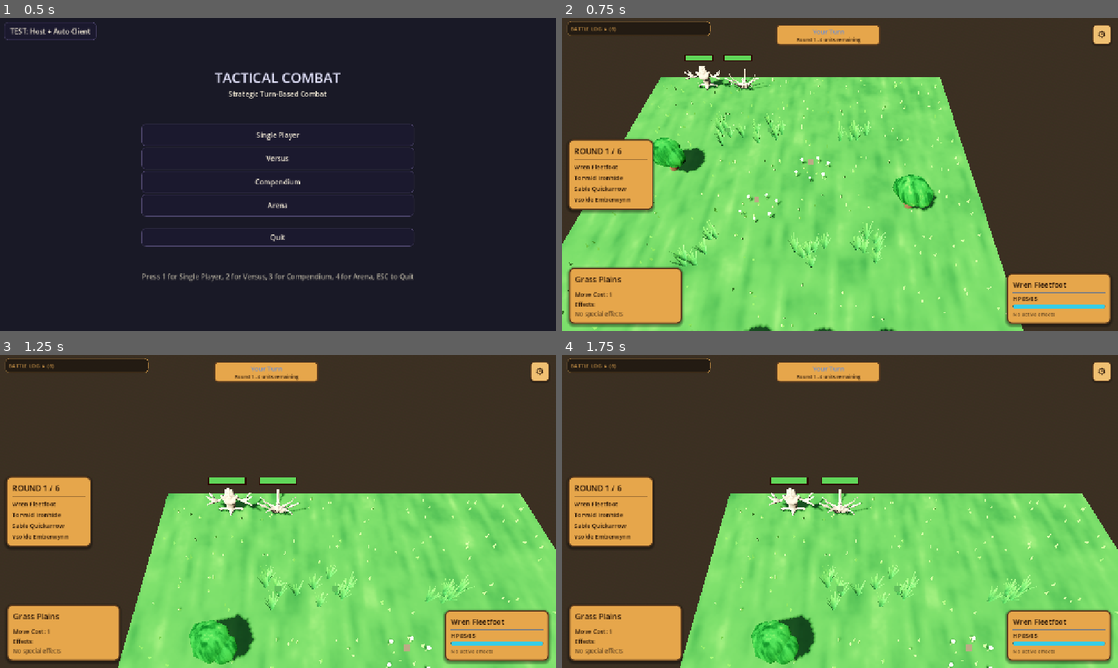
Above: before the commit, frames 1-4 (two rows, left to right).
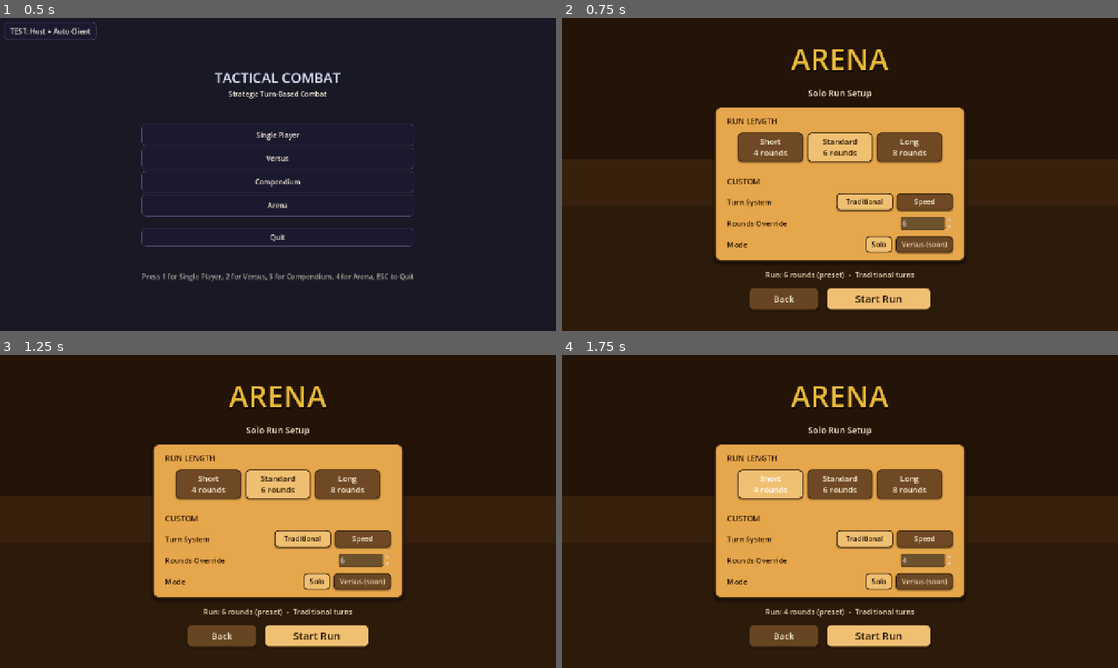
Above: after the commit, the same moments.

Repository: K-ennethA/Conquest
Game: Godot game, scene res://menus/MainMenu.tscn
The game is run twice, just before and just after one commit, with the same random seed, the same clock (stepped at 60 frames per second) and the same inputs.
Inputs (mouse positions are in pixels of both pictures, inside the frame that each line leads up to):
- Up to frame 1 (0.5 s): no input
- Up to frame 2 (0.75 s): click "Arena" at 0.5 s
- Up to frame 3 (1.25 s): no input
- Up to frame 4 (1.75 s): click (773, 483) at 1.25 s, where only the run after the commit has a clickable "Short 4 rounds"

Frame 1 is identical in both runs. In frame 2, 89% of the frame differs, in the area x 0-100%, y 0-100%; in frame 3, 91%; in frame 4, 91%.

Commit message:
feat(arena): pre-run setup screen (length preset + turn system) + turn-system choice
Main Menu -> Arena now opens a setup screen instead of dropping straight into a run:
- Run LENGTH presets Short (4) / Standard (6) / Long (8), default Standard -- the primary
  path -- with a CUSTOM section (rounds override SpinBox 3..12; presets reclaim primacy
  when re-picked) and a Traditional/Speed turn-system toggle. Solo only for now (Versus
  shown disabled). Start Run duplicates arena_solo.tres (never mutates the shared .tres),
  writes total_rounds + turn_system, and calls start_run.
- ArenaRuleset gains a turn_system field; ArenaController forces it into GameSettings
  before each round loads (apply_settings re-registers the system per round, so it sticks).
  Both systems are offered; Traditional is default and fully supports the extra-action
  augment -- Speed swallows it (flagged in-code as a follow-up).

Map selection stays the simple pool cycle (ArenaController._map_for_round is the single
seam where size-tiering / a modder's custom flow slots in later).

Gate: import clean, suite 586/589 (3 known lobby failures), clean menu boot.

Co-Authored-By: Claude Opus 4.8 <noreply@anthropic.com>

Diff:
--- a/game/arena/ArenaController.gd
+++ b/game/arena/ArenaController.gd
@@ -192,6 +192,10 @@
 	# task) rather than the map's own units.
 	if GameSettings != null:
 		GameSettings.set_game_mode(GameSettings.GameMode.SINGLE_PLAYER)
+		# Force the ruleset's turn system every round (apply_settings_to_game re-registers
+		# it on each round's scene load, so setting it here makes the choice stick).
+		if _ruleset != null and GameSettings.has_method("set_turn_system"):
+			GameSettings.set_turn_system(_ruleset.turn_system)
 		var map_path := _map_for_round(_run.round_index)
 		if map_path != "":
 			GameSettings.set_selected_map(map_path)
--- a/game/arena/ArenaRuleset.gd
+++ b/game/arena/ArenaRuleset.gd
@@ -31,6 +31,13 @@
 @export var heal_policy: HealPolicy = HealPolicy.FULL_HEAL
 @export var win_condition: WinMode = WinMode.SURVIVE_ROUNDS
 
+## Which turn system every round of this run uses. Both are offered at setup; Traditional
+## is the default (you command your whole squad each turn, and extra-action augments work
+## cleanly). ArenaController pushes this into GameSettings before each round loads.
+## NOTE: "act twice" (ExtraActionEffect) is currently only wired for Traditional turns;
+## under Speed the extra action is swallowed by the interleaved queue (follow-up).
+@export var turn_system: TurnSystemBase.TurnSystemType = TurnSystemBase.TurnSystemType.TRADITIONAL
+
 @export var total_rounds: int = 6
 @export var squad_size: int = 4
 @export var starting_life: int = 1          ## versus life total; solo ignores it
--- /dev/null
+++ b/game/arena/ui/ArenaSetupScreen.gd
@@ -0,0 +1,493 @@
+extends Control
+
+## Pre-run SETUP screen for the Arena mode. MainMenu's "Arena" button now opens THIS
+## instead of starting a run directly, so the player picks how long the run is and which
+## turn system every round uses before committing.
+##
+## Design: run-LENGTH PRESETS are the primary path (Short / Standard / Long); a secondary
+## "Custom" section offers the turn-system choice and an optional rounds override that
+## supersedes the preset the moment the player touches the spinbox. Mode is Solo for now
+## (a disabled "Versus -- coming soon" affordance is shown but does nothing).
+##
+## On Start Run it duplicates the shared arena_solo.tres (never mutating it), writes the
+## chosen total_rounds + turn_system, and hands the copy to ArenaController.start_run(),
+## which itself changes to the GameWorld scene. Every step is null-guarded: a missing
+## autoload or base resource shows an inline message rather than crashing.
+
+const BASE_RULESET_PATH := "res://game/arena/rulesets/arena_solo.tres"
+const MAIN_MENU_SCENE := "res://menus/MainMenu.tscn"
+
+# Run-length presets (label -> rounds). Standard is the default.
+const PRESET_SHORT := 4
+const PRESET_STANDARD := 6
+const PRESET_LONG := 8
+
+# Rounds-override spinbox bounds.
+const CUSTOM_MIN := 3
+const CUSTOM_MAX := 12
+
+# Warm palette. Pulled from ConquestTheme when present, else tasteful hardcoded fallbacks
+# so a missing constant can never crash this screen (mirrors ArenaResultsScreen).
+var _bg_top: Color = Color(0.10, 0.075, 0.05, 1.0)
+var _bg_bottom: Color = Color(0.05, 0.035, 0.02, 1.0)
+var _plate_fill: Color = Color("2c2114")
+var _ink: Color = Color("2a1608")
+var _cream: Color = Color("fcefd6")
+var _cream_dim: Color = Color("e7d3ad")
+var _amber: Color = Color("e6a64b")
+var _amber_lite: Color = Color("f0c072")
+var _amber_dk: Color = Color("c6822f")
+var _brown: Color = Color("5a3a1e")
+var _brown_dk: Color = Color("37220f")
+var _gold: Color = Color("f0c040")
+
+# --- Selection state --------------------------------------------------------
+# The preset the player picked (rounds). Standard by default.
+var _preset_rounds: int = PRESET_STANDARD
+# Custom rounds override: only wins once the player actually touches the spinbox.
+var _custom_rounds_active: bool = false
+var _custom_rounds: int = PRESET_STANDARD
+# Chosen turn system: Traditional by default (see ArenaRuleset notes).
+var _turn_system: int = TurnSystemBase.TurnSystemType.TRADITIONAL
+
+# --- Live node refs ---------------------------------------------------------
+var _preset_group: ButtonGroup = null
+var _turn_group: ButtonGroup = null
+var _rounds_spin: SpinBox = null
+var _summary_label: Label = null
+var _message_label: Label = null
+
+
+func _ready() -> void:
+	_load_palette()
+	_build_background()
+
+	var page: VBoxContainer = VBoxContainer.new()
+	page.set_anchors_and_offsets_preset(Control.PRESET_FULL_RECT)
+	page.alignment = BoxContainer.ALIGNMENT_CENTER
+	page.add_theme_constant_override("separation", 18)
+	add_child(page)
+
+	# --- Title ---------------------------------------------------------------
+	var title: Label = Label.new()
+	title.horizontal_alignment = HORIZONTAL_ALIGNMENT_CENTER
+	title.add_theme_font_size_override("font_size", 68)
+	title.add_theme_color_override("font_color", _gold)
+	title.add_theme_color_override("font_shadow_color", Color(0, 0, 0, 0.6))
+	title.add_theme_constant_override("shadow_offset_y", 3)
+	title.add_theme_constant_override("shadow_offset_x", 2)
+	title.text = "ARENA"
+	page.add_child(title)
+
+	var subtitle: Label = Label.new()
+	subtitle.horizontal_alignment = HORIZONTAL_ALIGNMENT_CENTER
+	subtitle.add_theme_font_size_override("font_size", 20)
+	subtitle.add_theme_color_override("font_color", _cream)
+	subtitle.text = "Solo Run Setup"
+	page.add_child(subtitle)
+
+	# --- Settings card -------------------------------------------------------
+	page.add_child(_build_card())
+
+	# --- Live summary of what will actually launch --------------------------
+	_summary_label = Label.new()
+	_summary_label.horizontal_alignment = HORIZONTAL_ALIGNMENT_CENTER
+	_summary_label.add_theme_font_size_override("font_size", 17)
+	_summary_label.add_theme_color_override("font_color", _cream_dim)
+	page.add_child(_summary_label)
+
+	# --- Inline message (errors / guards) ------------------------------------
+	_message_label = Label.new()
+	_message_label.horizontal_alignment = HORIZONTAL_ALIGNMENT_CENTER
+	_message_label.add_theme_font_size_override("font_size", 16)
+	_message_label.add_theme_color_override("font_color", Color("d87a4a"))
+	_message_label.visible = false
+	page.add_child(_message_label)
+
+	# --- Action buttons ------------------------------------------------------
+	page.add_child(_build_actions())
+
+	_update_summary()
+
+
+# --- Card ------------------------------------------------------------------
+
+func _build_card() -> Control:
+	var panel: PanelContainer = PanelContainer.new()
+	panel.add_theme_stylebox_override("panel", _card_box())
+	panel.size_flags_horizontal = Control.SIZE_SHRINK_CENTER
+
+	var margin: MarginContainer = MarginContainer.new()
+	margin.add_theme_constant_override("margin_left", 28)
+	margin.add_theme_constant_override("margin_right", 28)
+	margin.add_theme_constant_override("margin_top", 20)
+	margin.add_theme_constant_override("margin_bottom", 20)
+	panel.add_child(margin)
+
+	var col: VBoxContainer = VBoxContainer.new()
+	col.add_theme_constant_override("separation", 14)
+	col.custom_minimum_size = Vector2(520.0, 0.0)
+	margin.add_child(col)
+
+	# RUN LENGTH (primary path) ----------------------------------------------
+	col.add_child(_section_heading("RUN LENGTH"))
+
+	var presets: HBoxContainer = HBoxContainer.new()
+	presets.add_theme_constant_override("separation", 10)
+	presets.alignment = BoxContainer.ALIGNMENT_CENTER
+	_preset_group = ButtonGroup.new()
+	presets.add_child(_make_preset_button("Short", PRESET_SHORT))
+	presets.add_child(_make_preset_button("Standard", PRESET_STANDARD))
+	presets.add_child(_make_preset_button("Long", PRESET_LONG))
+	col.add_child(presets)
+
+	col.add_child(_divider())
+
+	# CUSTOM (secondary) ------------------------------------------------------
+	col.add_child(_section_heading("CUSTOM"))
+
+	# Turn system row.
+	var turn_row: HBoxContainer = HBoxContainer.new()
+	turn_row.add_theme_constant_override("separation", 12)
+	turn_row.add_child(_row_label("Turn System"))
+	var turn_choices: HBoxContainer = HBoxContainer.new()
+	turn_choices.add_theme_constant_override("separation", 8)
+	turn_choices.size_flags_horizontal = Control.SIZE_EXPAND_FILL
+	turn_choices.alignment = BoxContainer.ALIGNMENT_END
+	_turn_group = ButtonGroup.new()
+	turn_choices.add_child(_make_turn_button("Traditional", TurnSystemBase.TurnSystemType.TRADITIONAL))
+	turn_choices.add_child(_make_turn_button("Speed", TurnSystemBase.TurnSystemType.INITIATIVE))
+	turn_row.add_child(turn_choices)
+	col.add_child(turn_row)
+
+	# Rounds override row.
+	var rounds_row: HBoxContainer = HBoxContainer.new()
+	rounds_row.add_theme_constant_override("separation", 12)
+	rounds_row.add_child(_row_label("Rounds Override"))
+
+	_rounds_spin = SpinBox.new()
+	_rounds_spin.min_value = float(CUSTOM_MIN)
+	_rounds_spin.max_value = float(CUSTOM_MAX)
+	_rounds_spin.step = 1.0
+	_rounds_spin.value = float(_preset_rounds)
+	_rounds_spin.custom_minimum_size = Vector2(120.0, 0.0)
+	_rounds_spin.size_flags_horizontal = Control.SIZE_SHRINK_END
+	_rounds_spin.size_flags_vertical = Control.SIZE_SHRINK_CENTER
+	_rounds_spin.tooltip_text = "Overrides the preset once changed (3-12)."
+	var spin_wrap: HBoxContainer = HBoxContainer.new()
+	spin_wrap.size_flags_horizontal = Control.SIZE_EXPAND_FILL
+	spin_wrap.alignment = BoxContainer.ALIGNMENT_END
+	spin_wrap.add_child(_rounds_spin)
+	rounds_row.add_child(spin_wrap)
+	col.add_child(rounds_row)
+	# Connect AFTER setting the initial value so the sync above does not count as a touch.
+	_rounds_spin.value_changed.connect(_on_rounds_override_changed)
+
+	# Mode row (Solo now; Versus is a disabled "coming soon" affordance). ------
+	var mode_row: HBoxContainer = HBoxContainer.new()
+	mode_row.add_theme_constant_override("separation", 12)
+	mode_row.add_child(_row_label("Mode"))
+	var mode_choices: HBoxContainer = HBoxContainer.new()
+	mode_choices.add_theme_constant_override("separation", 8)
+	mode_choices.size_flags_horizontal = Control.SIZE_EXPAND_FILL
+	mode_choices.alignment = BoxContainer.ALIGNMENT_END
+
+	var solo_tag: Label = Label.new()
+	solo_tag.add_theme_font_size_override("font_size", 16)
+	solo_tag.add_theme_color_override("font_color", _ink)
+	solo_tag.text = "Solo"
+	var solo_wrap: PanelContainer = PanelContainer.new()
+	solo_wrap.add_theme_stylebox_override("panel", _pill_box(_amber_lite))
+	solo_wrap.add_child(solo_tag)
+	mode_choices.add_child(solo_wrap)
+
+	var versus_btn: Button = Button.new()
+	versus_btn.text = "Versus (soon)"
+	versus_btn.disabled = true
+	versus_btn.focus_mode = Control.FOCUS_NONE
+	versus_btn.add_theme_font_size_override("font_size", 16)
+	versus_btn.add_theme_stylebox_override("disabled", _button_box(_brown.lerp(_amber, 0.12)))
+	versus_btn.add_theme_color_override("font_disabled_color", _cream_dim)
+	mode_choices.add_child(versus_btn)
+
+	mode_row.add_child(mode_choices)
+	col.add_child(mode_row)
+
+	return panel
+
+
+# --- Widget factories -------------------------------------------------------
+
+func _make_preset_button(label: String, rounds: int) -> Button:
+	var btn: Button = Button.new()
+	btn.text = "%s\n%d rounds" % [label, rounds]
+	btn.toggle_mode = true
+	btn.button_group = _preset_group
+	btn.custom_minimum_size = Vector2(150.0, 56.0)
+	btn.add_theme_font_size_override("font_size", 18)
+	btn.autowrap_mode = TextServer.AUTOWRAP_OFF
+	_style_choice_button(btn)
+	if rounds == _preset_rounds:
+		btn.button_pressed = true
+	btn.pressed.connect(_on_preset_pressed.bind(rounds))
+	return btn
+
+
+func _make_turn_button(label: String, turn_type: int) -> Button:
+	var btn: Button = Button.new()
+	btn.text = label
+	btn.toggle_mode = true
+	btn.button_group = _turn_group
+	btn.custom_minimum_size = Vector2(130.0, 40.0)
+	btn.add_theme_font_size_override("font_size", 16)
+	_style_choice_button(btn)
+	if turn_type == _turn_system:
+		btn.button_pressed = true
+	btn.pressed.connect(_on_turn_system_pressed.bind(turn_type))
+	return btn
+
+
+func _section_heading(text: String) -> Label:
+	var lbl: Label = Label.new()
+	lbl.add_theme_font_size_override("font_size", 18)
+	lbl.add_theme_color_override("font_color", _brown_dk)
+	lbl.text = text
+	return lbl
+
+
+func _row_label(text: String) -> Label:
+	var lbl: Label = Label.new()
+	lbl.add_theme_font_size_override("font_size", 17)
+	lbl.add_theme_color_override("font_color", _ink)
+	lbl.text = text
+	lbl.size_flags_vertical = Control.SIZE_SHRINK_CENTER
+	return lbl
+
+
+func _divider() -> HSeparator:
+	var sep: HSeparator = HSeparator.new()
+	var sep_box: StyleBoxFlat = StyleBoxFlat.new()
+	sep_box.bg_color = _brown.darkened(0.05)
+	sep_box.content_margin_top = 1.0
+	sep_box.content_margin_bottom = 1.0
+	sep.add_theme_stylebox_override("separator", sep_box)
+	return sep
+
+
+# --- Action buttons ---------------------------------------------------------
+
+func _build_actions() -> Control:
+	var row: HBoxContainer = HBoxContainer.new()
+	row.alignment = BoxContainer.ALIGNMENT_CENTER
+	row.add_theme_constant_override("separation", 18)
+
+	var back_btn: Button = Button.new()
+	back_btn.text = "Back"
+	back_btn.custom_minimum_size = Vector2(160.0, 52.0)
+	back_btn.add_theme_font_size_override("font_size", 20)
+	back_btn.add_theme_stylebox_override("normal", _button_box(_brown.lerp(_amber, 0.10)))
+	back_btn.add_theme_stylebox_override("hover", _button_box(_brown.lerp(_amber, 0.22)))
+	back_btn.add_theme_stylebox_override("pressed", _button_box(_brown_dk))
+	back_btn.add_theme_color_override("font_color", _cream)
+	back_btn.add_theme_color_override("font_hover_color", _cream)
+	back_btn.pressed.connect(_on_back_pressed)
+	row.add_child(back_btn)
+
+	var start_btn: Button = Button.new()
+	start_btn.text = "Start Run"
+	start_btn.custom_minimum_size = Vector2(240.0, 52.0)
+	start_btn.add_theme_font_size_override("font_size", 24)
+	start_btn.add_theme_stylebox_override("normal", _button_box(_amber_lite))
+	start_btn.add_theme_stylebox_override("hover", _button_box(_amber_lite.lightened(0.10)))
+	start_btn.add_theme_stylebox_override("pressed", _button_box(_amber_dk))
+	start_btn.add_theme_color_override("font_color", _ink)
+	start_btn.add_theme_color_override("font_hover_color", _brown_dk)
+	start_btn.pressed.connect(_on_start_pressed)
+	row.add_child(start_btn)
+
+	return row
+
+
+# --- Selection handlers -----------------------------------------------------
+
+func _on_preset_pressed(rounds: int) -> void:
+	# Picking a preset makes it the active length again and clears any custom override,
+	# re-syncing the spinbox to the preset (presets are the primary path).
+	_preset_rounds = rounds
+	_custom_rounds_active = false
+	if _rounds_spin != null:
+		_rounds_spin.set_value_no_signal(float(rounds))
+	_update_summary()
+
+
+func _on_turn_system_pressed(turn_type: int) -> void:
+	_turn_system = turn_type
+	_update_summary()
+
+
+func _on_rounds_override_changed(value: float) -> void:
+	# The moment the player touches the spinbox, the override supersedes the preset.
+	_custom_rounds_active = true
+	_custom_rounds = clampi(int(round(value)), CUSTOM_MIN, CUSTOM_MAX)
+	_update_summary()
+
+
+# --- Resolution -------------------------------------------------------------
+
+## Final round count: the custom override wins if the player touched the spinbox,
+## otherwise the selected preset.
+func _resolved_rounds() -> int:
+	var rounds: int = _custom_rounds if _custom_rounds_active else _preset_rounds
+	return clampi(rounds, CUSTOM_MIN, CUSTOM_MAX)
+
+
+func _turn_system_name() -> String:
+	if _turn_system == TurnSystemBase.TurnSystemType.INITIATIVE:
+		return "Speed"
+	return "Traditional"
+
+
+func _update_summary() -> void:
+	if _summary_label == null:
+		return
+	var source: String = "custom" if _custom_rounds_active else "preset"
+	_summary_label.text = "Run: %d rounds (%s)  •  %s turns" % [
+		_resolved_rounds(), source, _turn_system_name()
+	]
+
+
+# --- Start / Back -----------------------------------------------------------
+
+func _on_start_pressed() -> void:
+	var base: Resource = load(BASE_RULESET_PATH)
+	if base == null:
+		_show_message("Arena ruleset is missing -- cannot start a run.")
+		return
+
+	var arena: Node = get_node_or_null("/root/ArenaController")
+	if arena == null or not arena.has_method("start_run"):
+		_show_message("Arena mode is not available.")
+		return
+
+	# Never mutate the shared .tres -- deep-duplicate, then write the chosen settings.
+	var rs: Resource = base.duplicate(true)
+	if rs == null:
+		_show_message("Could not prepare the run.")
+		return
+	rs.total_rounds = _resolved_rounds()
+	rs.turn_system = _turn_system
+
+	# start_run itself changes to the GameWorld scene -- do NOT change scene here.
+	arena.start_run(rs)
+
+
+func _on_back_pressed() -> void:
+	get_tree().change_scene_to_file(MAIN_MENU_SCENE)
+
+
+func _show_message(text: String) -> void:
+	if _message_label == null:
+		return
+	_message_label.text = text
+	_message_label.visible = true
+
+
+# --- Background -------------------------------------------------------------
+
+func _build_background() -> void:
+	var bg: ColorRect = ColorRect.new()
+	bg.color = _bg_top
+	bg.set_anchors_and_offsets_preset(Control.PRESET_FULL_RECT)
+	bg.mouse_filter = Control.MOUSE_FILTER_IGNORE
+	add_child(bg)
+
+	var glow: ColorRect = ColorRect.new()
+	glow.color = Color(_amber.r, _amber.g, _amber.b, 0.10)
+	glow.set_anchors_and_offsets_preset(Control.PRESET_FULL_RECT)
+	glow.anchor_top = 0.45
+	glow.mouse_filter = Control.MOUSE_FILTER_IGNORE
+	add_child(glow)
+
+	var vignette: ColorRect = ColorRect.new()
+	vignette.color = Color(_bg_bottom.r, _bg_bottom.g, _bg_bottom.b, 0.55)
+	vignette.set_anchors_and_offsets_preset(Control.PRESET_BOTTOM_WIDE)
+	vignette.anchor_top = 0.6
+	vignette.offset_top = 0.0
+	vignette.mouse_filter = Control.MOUSE_FILTER_IGNORE
+	add_child(vignette)
+
+
+# --- Styleboxes -------------------------------------------------------------
+
+func _card_box() -> StyleBoxFlat:
+	var sb: StyleBoxFlat = StyleBoxFlat.new()
+	sb.bg_color = _amber
+	sb.set_corner_radius_all(14)
+	sb.set_border_width_all(3)
+	sb.border_color = _brown
+	sb.set_content_margin_all(0.0)
+	sb.shadow_color = Color(0, 0, 0, 0.42)
+	sb.shadow_size = 8
+	sb.shadow_offset = Vector2(0, 4)
+	sb.anti_aliasing = true
+	return sb
+
+
+func _button_box(fill: Color) -> StyleBoxFlat:
+	var sb: StyleBoxFlat = StyleBoxFlat.new()
+	sb.bg_color = fill
+	sb.set_corner_radius_all(9)
+	sb.set_border_width_all(2)
+	sb.border_color = _brown_dk
+	sb.content_margin_left = 14.0
+	sb.content_margin_right = 14.0
+	sb.content_margin_top = 7.0
+	sb.content_margin_bottom = 8.0
+	sb.shadow_color = Color(0, 0, 0, 0.28)
+	sb.shadow_size = 3
+	sb.shadow_offset = Vector2(0, 2)
+	return sb
+
+
+func _pill_box(fill: Color) -> StyleBoxFlat:
+	var sb: StyleBoxFlat = StyleBoxFlat.new()
+	sb.bg_color = fill
+	sb.set_corner_radius_all(8)
+	sb.set_border_width_all(2)
+	sb.border_color = _brown_dk
+	sb.content_margin_left = 14.0
+	sb.content_margin_right = 14.0
+	sb.content_margin_top = 6.0
+	sb.content_margin_bottom = 7.0
+	return sb
+
+
+## Segmented-choice button look: unselected reads as a dim inset plate, the selected
+## (pressed / toggled-on) state lights up amber so the current pick is obvious.
+func _style_choice_button(btn: Button) -> void:
+	btn.add_theme_stylebox_override("normal", _button_box(_brown.lerp(_amber, 0.14)))
+	btn.add_theme_stylebox_override("hover", _button_box(_brown.lerp(_amber, 0.28)))
+	btn.add_theme_stylebox_override("pressed", _button_box(_amber_lite))
+	btn.add_theme_stylebox_override("focus", _button_box(Color(0, 0, 0, 0)))
+	btn.add_theme_color_override("font_color", _cream)
+	btn.add_theme_color_override("font_hover_color", _cream)
+	btn.add_theme_color_override("font_pressed_color", _ink)
+
+
+# --- Palette load -----------------------------------------------------------
+
+## Pull the warm colours from ConquestTheme (a verified script class_name; resolves at
+## author time). The hardcoded defaults above stand in if the class is ever removed.
+func _load_palette() -> void:
+	_plate_fill = ConquestTheme.PLATE_BG
+	_ink = ConquestTheme.INK
+	_cream = ConquestTheme.CREAM
+	_cream_dim = ConquestTheme.CREAM_DIM
+	_amber = ConquestTheme.AMBER
+	_amber_lite = ConquestTheme.AMBER_LITE
+	_amber_dk = ConquestTheme.AMBER_DK
+	_brown = ConquestTheme.BROWN
+	_brown_dk = ConquestTheme.BROWN_DK
+	_gold = ConquestTheme.EL_HOLY
+	_bg_top = ConquestTheme.INK.lerp(Color.BLACK, 0.15)
+	_bg_bottom = ConquestTheme.BROWN_DK.darkened(0.35)
--- /dev/null
+++ b/game/arena/ui/ArenaSetupScreen.tscn
@@ -0,0 +1,10 @@
+[gd_scene load_steps=2 format=3]
+
+[ext_resource type="Script" path="res://game/arena/ui/ArenaSetupScreen.gd" id="1"]
+
+[node name="ArenaSetupScreen" type="Control"]
+layout_mode = 3
+anchors_preset = 15
+anchor_right = 1.0
+anchor_bottom = 1.0
+script = ExtResource("1")
--- a/menus/MainMenu.gd
+++ b/menus/MainMenu.gd
@@ -113,14 +113,11 @@
 	get_tree().change_scene_to_file("res://menus/Compendium.tscn")
 
 func _on_arena_pressed() -> void:
-	"""Handle Arena button press -- start a solo Arena roguelite run"""
+	"""Handle Arena button press -- open the Arena pre-run setup screen"""
 	print("Arena mode selected")
-	var ruleset = load("res://game/arena/rulesets/arena_solo.tres")
-	var arena = get_node_or_null("/root/ArenaController")
-	if arena and ruleset:
-		arena.start_run(ruleset)
-	else:
-		_show_not_implemented_message("Arena mode is not available.")
+	# Setup screen lets the player pick run length + turn system before ArenaController
+	# starts the run (it, not this menu, launches the actual GameWorld round).
+	get_tree().change_scene_to_file("res://game/arena/ui/ArenaSetupScreen.tscn")
 
 func _on_quit_pressed() -> void:
 	"""Handle Quit button press"""
